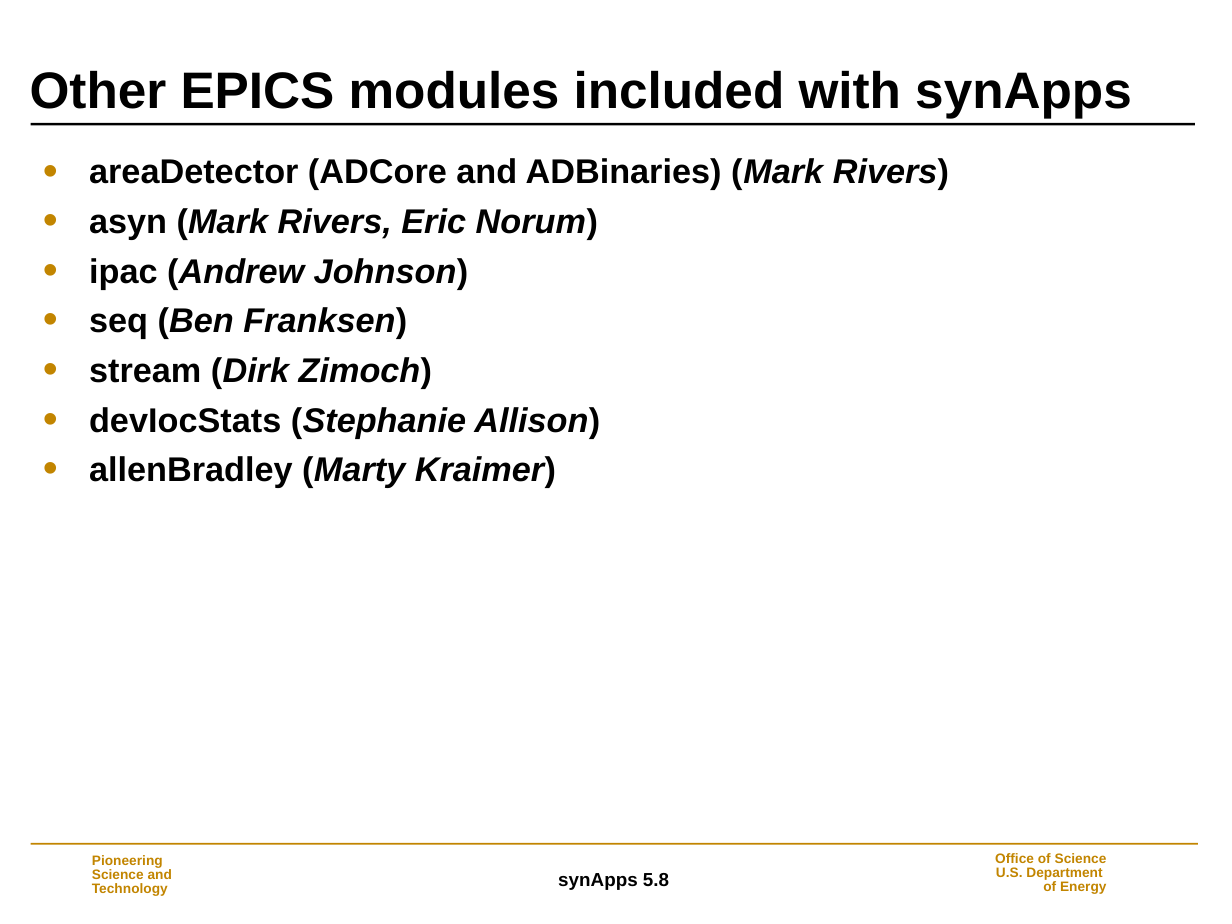
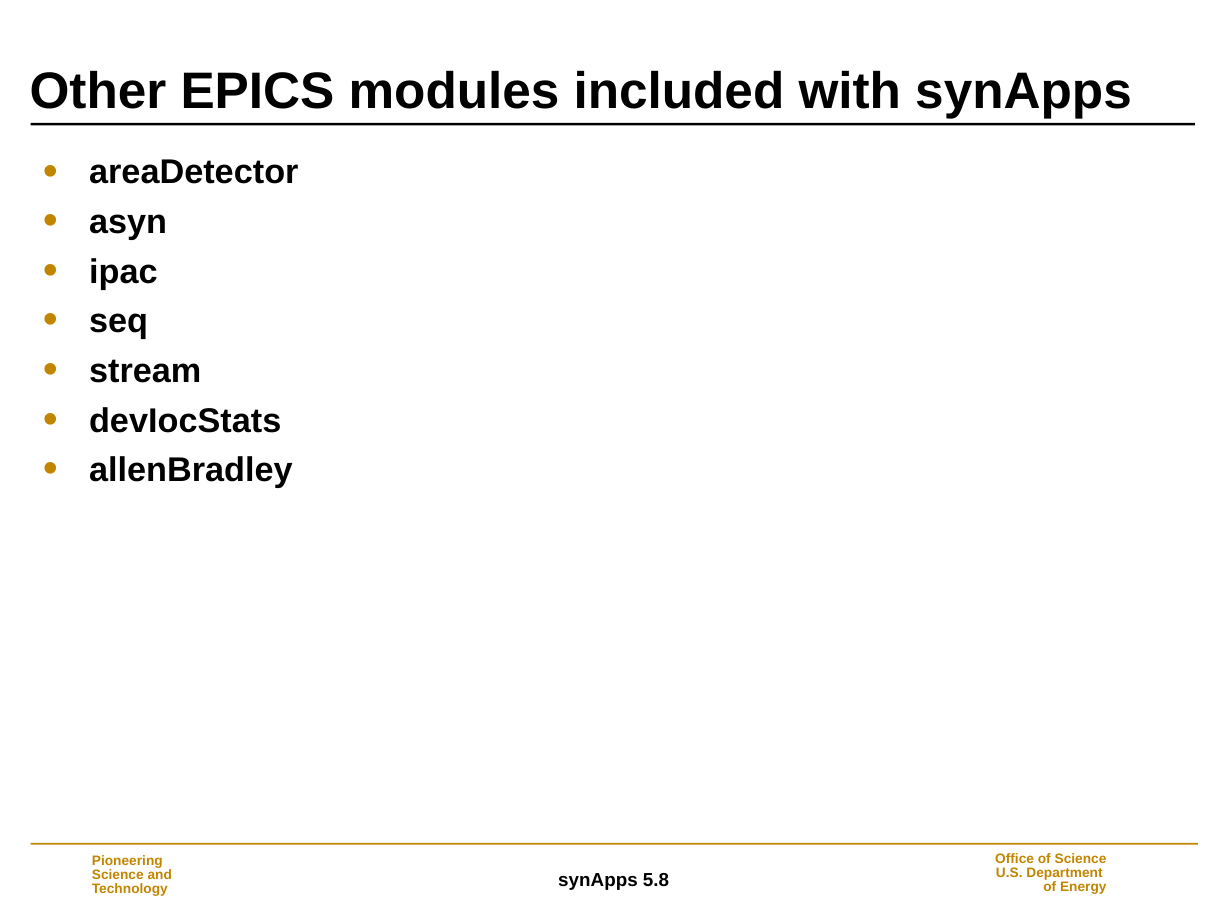
Before and after one commit to EPICS-synApps/support, a slide deck: slide 4 of documentation/IntroToSynApps.ppt. Drawn at 1232x924 pixels with LibreOffice and Linux fonts; fonts in the diff are those of the drawing; background and template pictures are left out. Boxes give left, top, right and bottom in pixels: in the first picture for what was removed or moved away, otherwise in the second. Text is boxed around its words. In the diff, an @@ line names an element or a change of style, - is before the commit and + after.

```diff
--- a/documentation/IntroToSynApps.ppt
+++ b/documentation/IntroToSynApps.ppt
@@ text at [89,159,298,488]: text changed; italic off @@
-• areaDetector (ADCore and ADBinaries) (Mark Rivers)
-• asyn (Mark Rivers, Eric Norum)
-• ipac (Andrew Johnson)
-• seq (Ben Franksen)
-• stream (Dirk Zimoch)
-• devIocStats (Stephanie Allison)
-• allenBradley (Marty Kraimer)
+• areaDetector
+• asyn
+• ipac
+• seq
+• stream
+• devIocStats
+• allenBradley
```
Also in this commit, not shown: 42 other slides changed, 5 slides removed.
